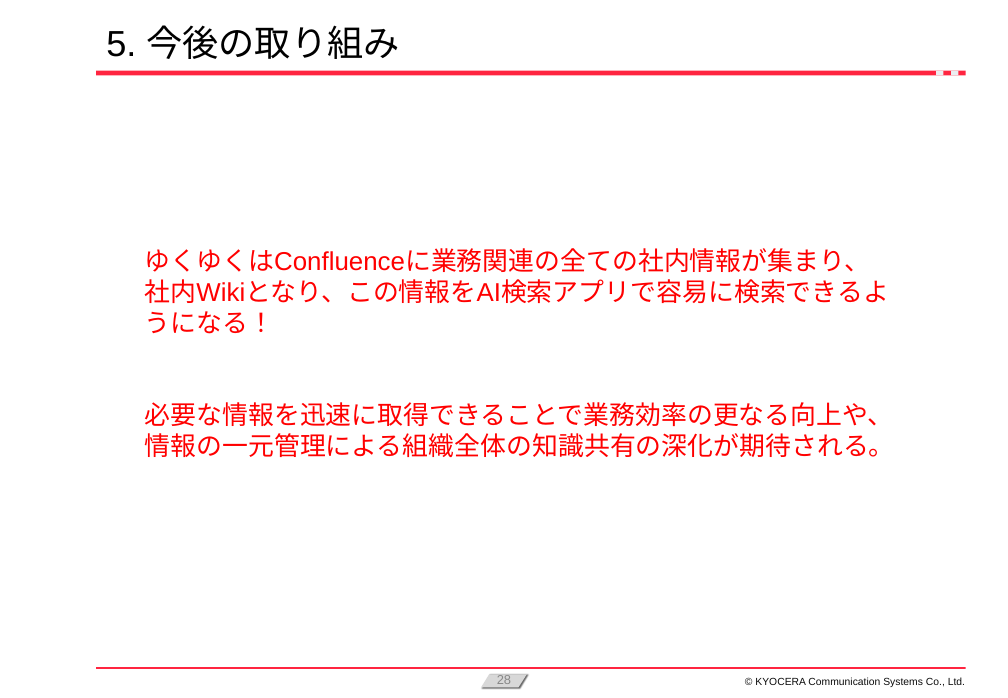
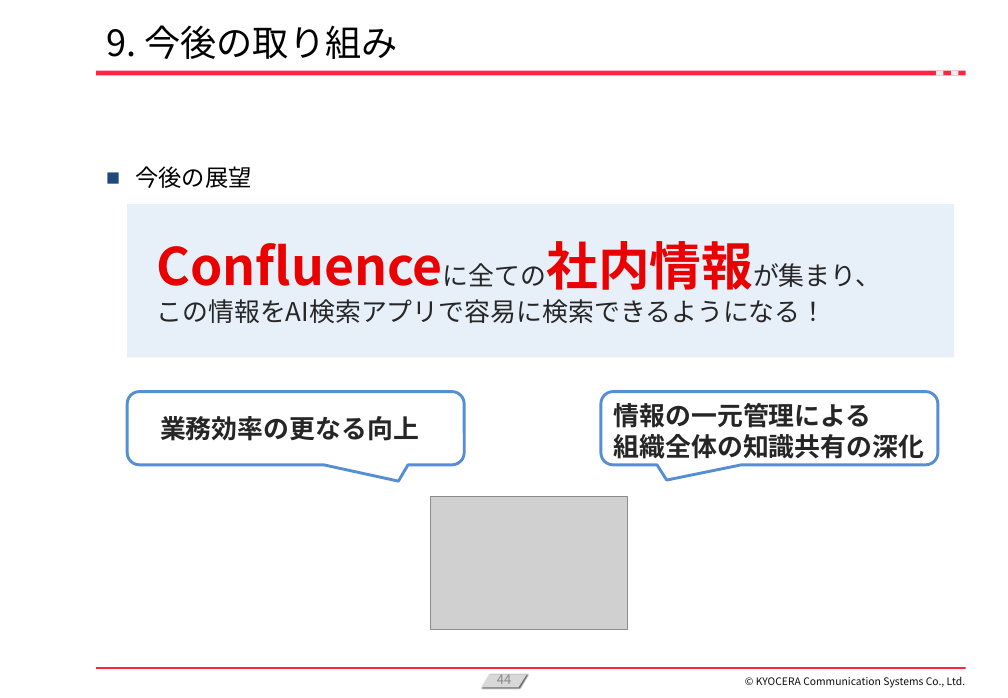
Before and after one commit to KanataOsako/SCSA, a slide deck: slide 44 of src/研究レポート/業務改善【大迫かなた】2024年予選会資料.pptx (slide 28 before the commit). Drawn at 1008x698 pixels with LibreOffice and Linux fonts; fonts in the diff are those of the drawing; grey boxes stand for pictures; background and template pictures are left out. Boxes give left, top, right and bottom in pixels: in the first picture for what was removed or moved away, otherwise in the second. Text is boxed around its words. In the diff, an @@ line names an element or a change of style, - is before the commit and + after.

```diff
--- a/src/研究レポート/業務改善【大迫かなた】2024年予選会資料.pptx
+++ b/src/研究レポート/業務改善【大迫かなた】2024年予選会資料.pptx
@@ title at [106,25,398,59]: text changed; font Arial to Noto Sans CJK JP @@
-5. 今後の取り組み
+9. 今後の取り組み
@@ text added at [135,166,251,188], 18 pt, text #000000 @@
+■ 今後の展望
@@ rectangle added at [128,204,955,357], fill #E7EFF9, 20 pt, text #262626 @@
+Confluenceに全ての社内情報が集まり、この情報をAI検索アプリで容易に検索できるようになる！
@@ text removed at [145,248,889,303] @@
-ゆくゆくはConfluenceに業務関連の全ての社内情報が集まり、
-社内Wikiとなり、この情報をAI検索アプリで容易に検索できるようになる！
@@ rounded speech box "業務効率の更なる向上": place and size @@
-rounded speech box "業務効率の更なる向上" at [145,402,895,457]
+rounded speech box "業務効率の更なる向上" at [128,392,464,465]
@@ rounded speech box "業務効率の更なる向上" at [128,392,464,465]: outline none to #558ED5 2.25 pt @@
@@ text in rounded speech box at [160,416,419,441]: text changed; font Arial to Noto Sans CJK JP; text colour #FF0000 to #262626; bold on @@
-必要な情報を迅速に取得できることで業務効率の更なる向上や、情報の一元管理による組織全体の知識共有の深化が期待される。
+業務効率の更なる向上
@@ rounded speech box added at [601,392,938,465], outline #558ED5 2.25 pt, 20 pt, text #262626, bold @@
+情報の一元管理による
+組織全体の知識共有の深化
@@ picture added at [430,496,627,629] @@
@@ page number at [497,674,511,689]: text changed; font Arial to Noto Sans CJK JP @@
-28
+44
@@ text "© KYOCERA Communication Systems Co., ..." at [756,677,965,688]: font Arial to Noto Sans CJK JP @@
```
Also in this commit, not shown: 22 other slides changed, 23 slides added, 6 slides removed, 2 other files.
